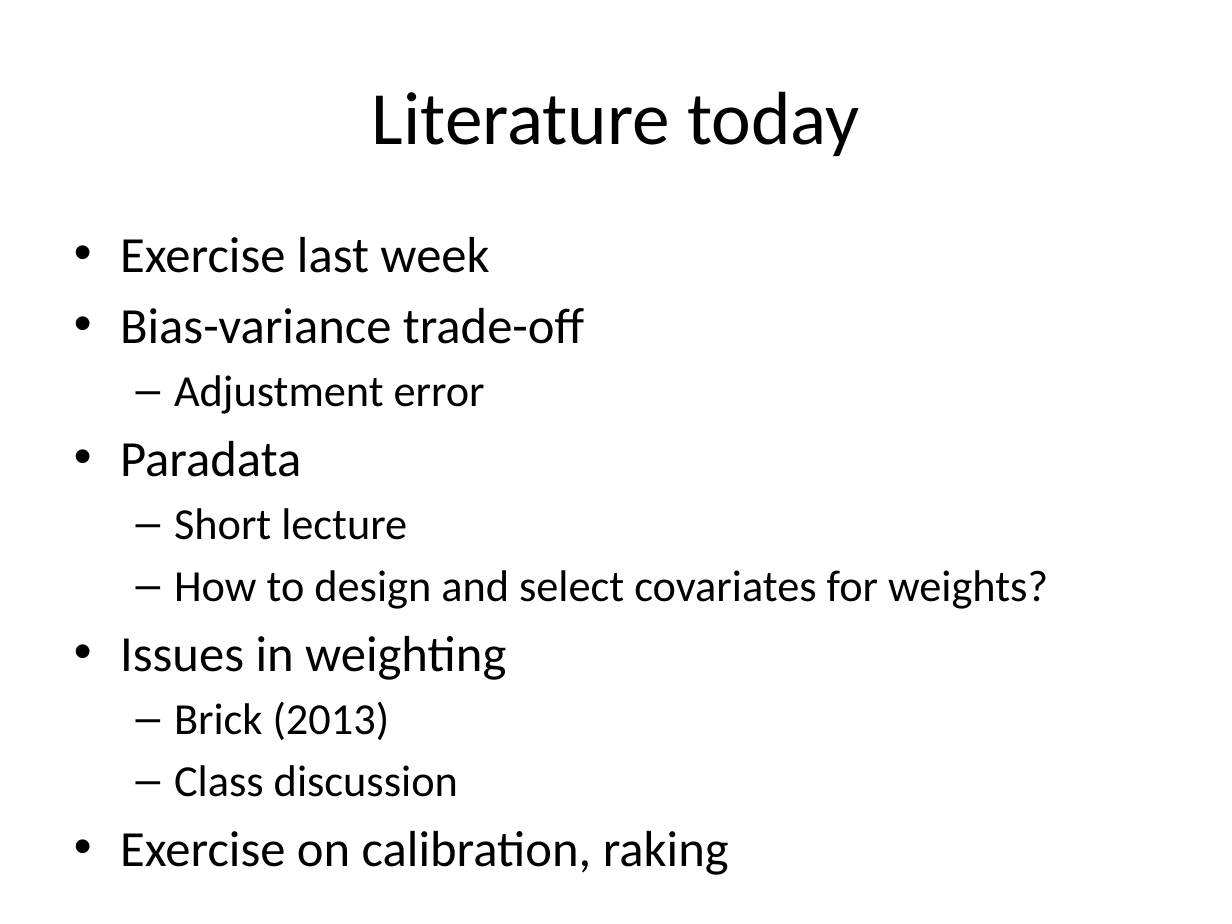
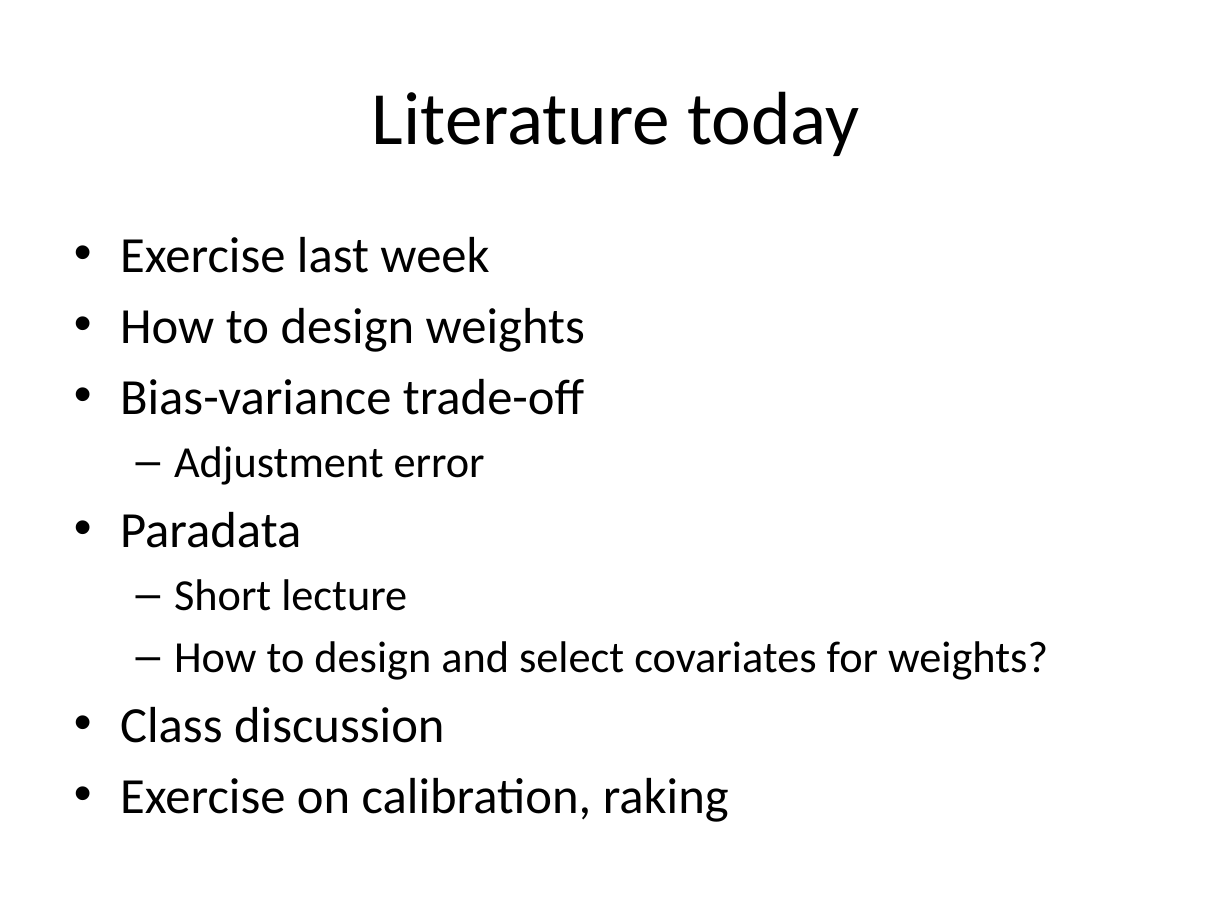
Before and after one commit to peterlugtig/peterlugtig.github.io, a slide deck: slide 2 of static/files/SDA/week10/lecture_week_10.pptx. Drawn at 1232x924 pixels with LibreOffice and Linux fonts; fonts in the diff are those of the drawing. Boxes give left, top, right and bottom in pixels: in the first picture for what was removed or moved away, otherwise in the second. Text is boxed around its words. In the diff, an @@ line names an element or a change of style, - is before the commit and + after.

```diff
--- a/static/files/SDA/week10/lecture_week_10.pptx
+++ b/static/files/SDA/week10/lecture_week_10.pptx
@@ text at [120, 308, 585, 352]: paragraph added @@
+• How to design weights
@@ text at [120, 636, 506, 740]: paragraphs removed @@
-• Issues in weighting
-  – Brick (2013)
@@ text at [120, 707, 445, 743]: size 25.9 to 29.6 pt in "Class discussion"; bullet – to •; list level 2 to 1 in "Class discussion" @@
```
Also in this commit, not shown: 3 other slides changed, 23 slides added, 2 slides removed, 23 other files.
